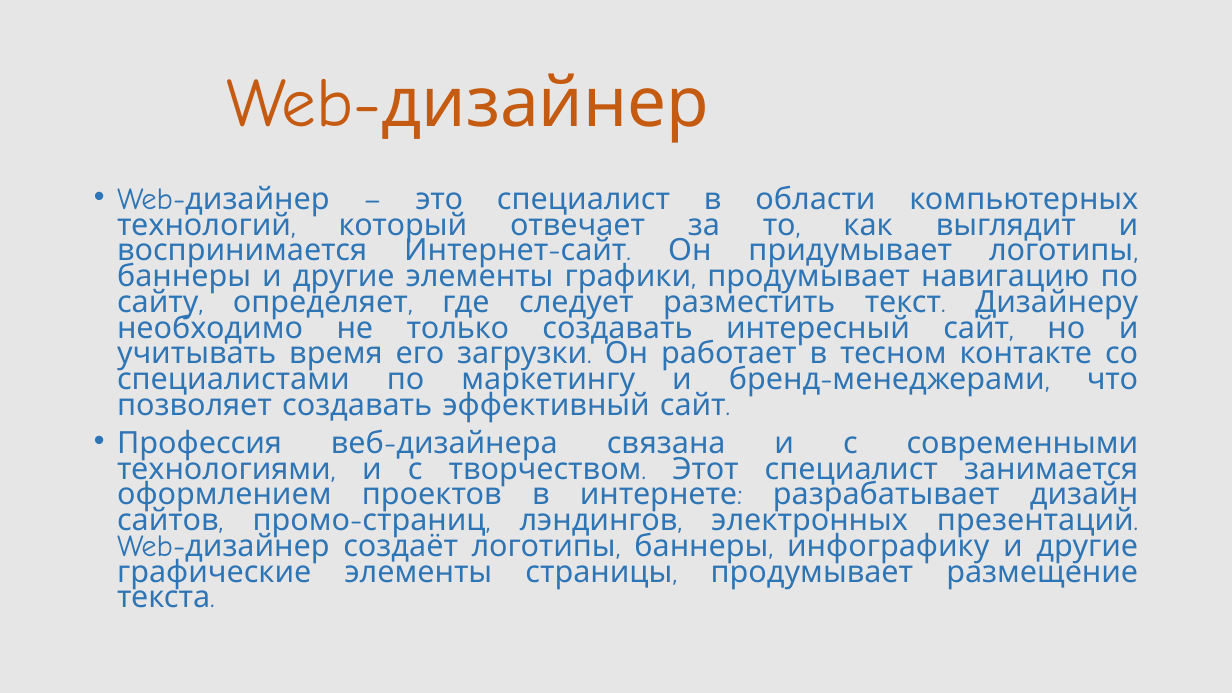
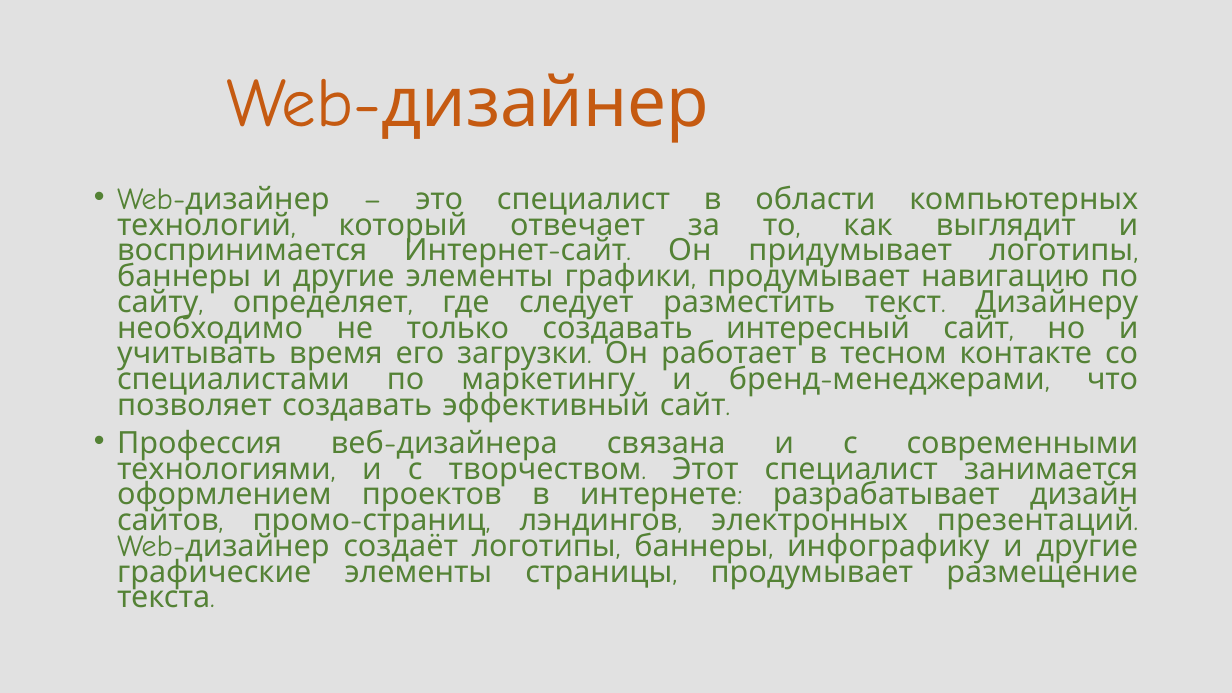
Before and after one commit to DeniSaviN/Algorithm, a slide deck: slide 3 of Савин.pptx. Drawn at 1232x693 pixels with LibreOffice and Linux fonts; fonts in the diff are those of the drawing; background and template pictures are left out. Boxes give left, top, right and bottom in pixels: in the first picture for what was removed or moved away, otherwise in the second. Text is boxed around its words. In the diff, an @@ line names an element or a change of style, - is before the commit and + after.

```diff
--- a/Савин.pptx
+++ b/Савин.pptx
@@ rectangle at (0,0,1232,693): fill #A6A6A6 at 27% opacity to #A6A6A6 at 33% opacity @@
@@ text "Web-дизайнер – это специалист в ..." at (117,185,1139,608): text colour #2E75B6 to #548235 @@
```
